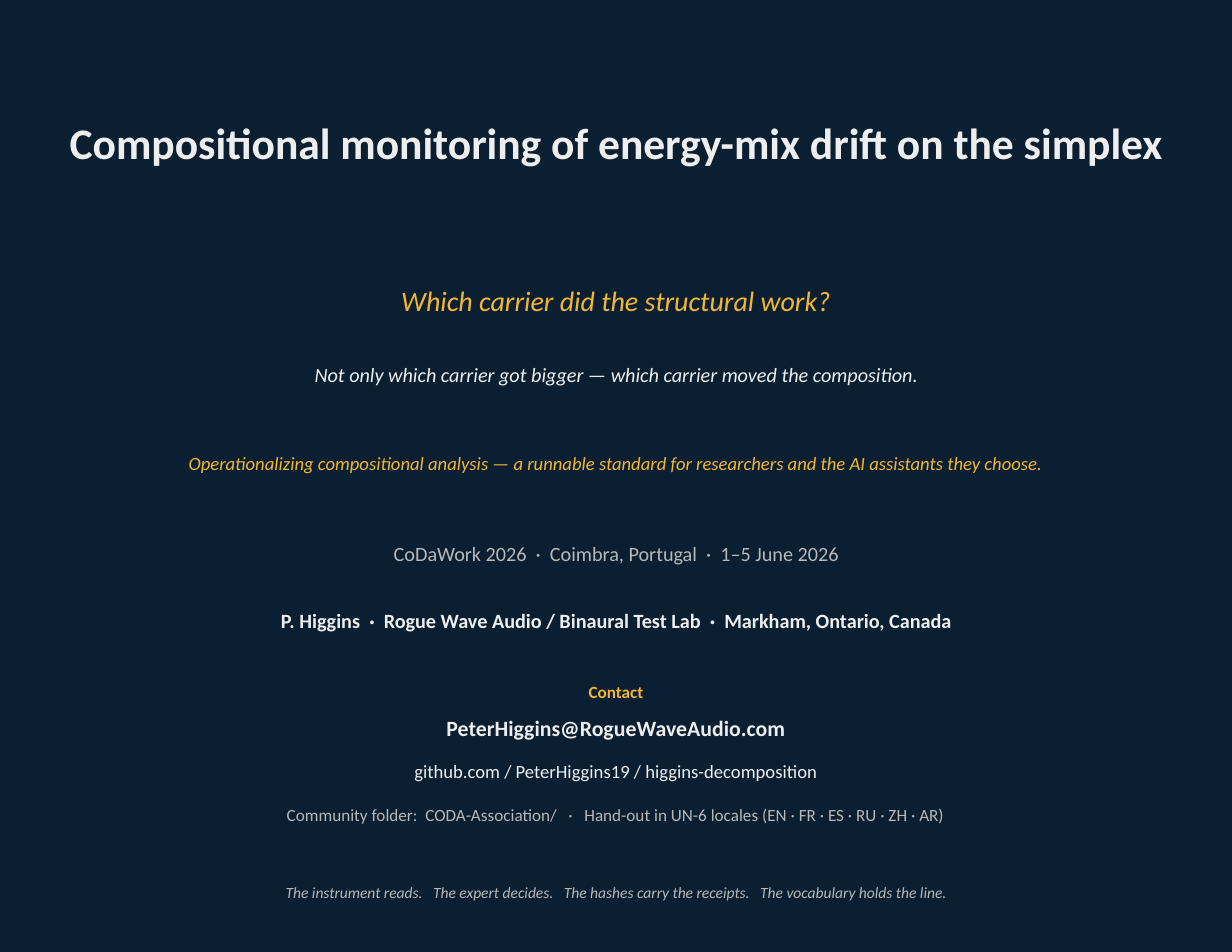
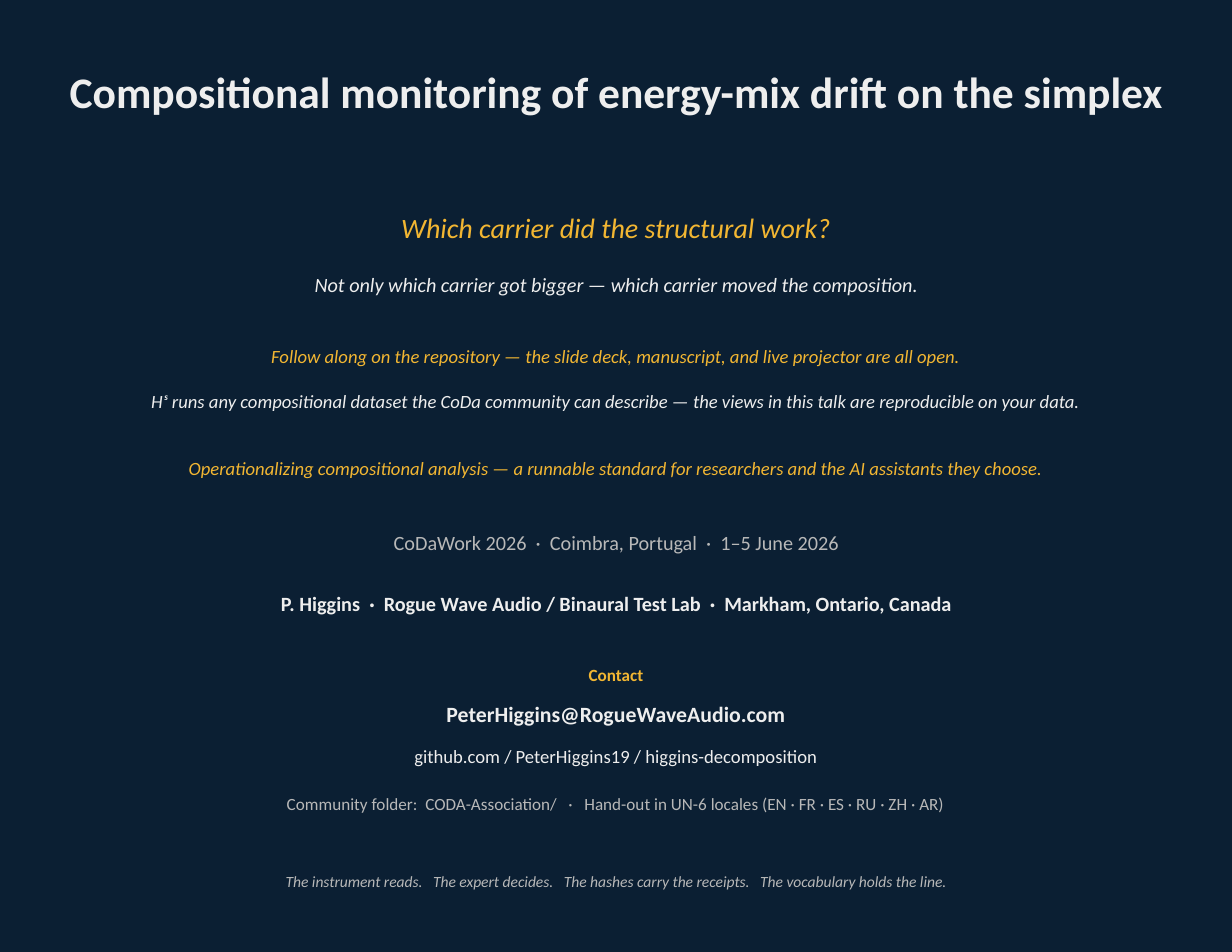
Before and after one commit to PeterHiggins19/higgins-decomposition, a slide deck: slide 1 of CODA-Association/CODAwork2026/data_outputs/CodaWork2026_FinalTalk_13Slide_2026-05-24.pptx. Drawn at 1232x952 pixels with LibreOffice and Linux fonts; fonts in the diff are those of the drawing. Boxes give left, top, right and bottom in pixels: in the first picture for what was removed or moved away, otherwise in the second. Text is boxed around its words. In the diff, an @@ line names an element or a change of style, - is before the commit and + after.

```diff
--- a/CODA-Association/CODAwork2026/data_outputs/CodaWork2026_FinalTalk_13Slide_2026-05-24.pptx
+++ b/CODA-Association/CODAwork2026/data_outputs/CodaWork2026_FinalTalk_13Slide_2026-05-24.pptx
@@ text "Compositional monitoring of energy-mix drift ...": place and size @@
-text "Compositional monitoring of energy-mix drift ..." at bbox=[70, 128, 1163, 167]
+text "Compositional monitoring of energy-mix drift ..." at bbox=[70, 77, 1163, 116]
@@ text "Which carrier did the structural ...": place and size @@
-text "Which carrier did the structural ..." at bbox=[401, 291, 831, 311]
+text "Which carrier did the structural ..." at bbox=[401, 218, 831, 238]
@@ text "Not only which carrier got ...": place and size @@
-text "Not only which carrier got ..." at bbox=[315, 368, 918, 386]
+text "Not only which carrier got ..." at bbox=[315, 278, 918, 296]
@@ text added at bbox=[271, 350, 959, 366], 12 pt, text #F2B632, italic @@
+Follow along on the repository — the slide deck, manuscript, and live projector are all open.
@@ text added at bbox=[151, 395, 1079, 411], 12 pt, text #EEEEEE, italic @@
+Hˢ runs any compositional dataset the CoDa community can describe — the views in this talk are reproducible on your data.
@@ text "Operationalizing compositional analysis — a ...": place and size @@
-text "Operationalizing compositional analysis — a ..." at bbox=[189, 457, 1041, 473]
+text "Operationalizing compositional analysis — a ..." at bbox=[189, 462, 1041, 478]
@@ 4 texts: place and size @@
-4 texts at bbox=[281, 613, 951, 781]
+4 texts at bbox=[281, 596, 951, 766]
@@ 3 texts: place and size @@
-3 texts at bbox=[286, 547, 946, 901]
+3 texts at bbox=[286, 536, 946, 890]
```
Also in this commit, not shown: 3 other slides changed, 17 other files.
